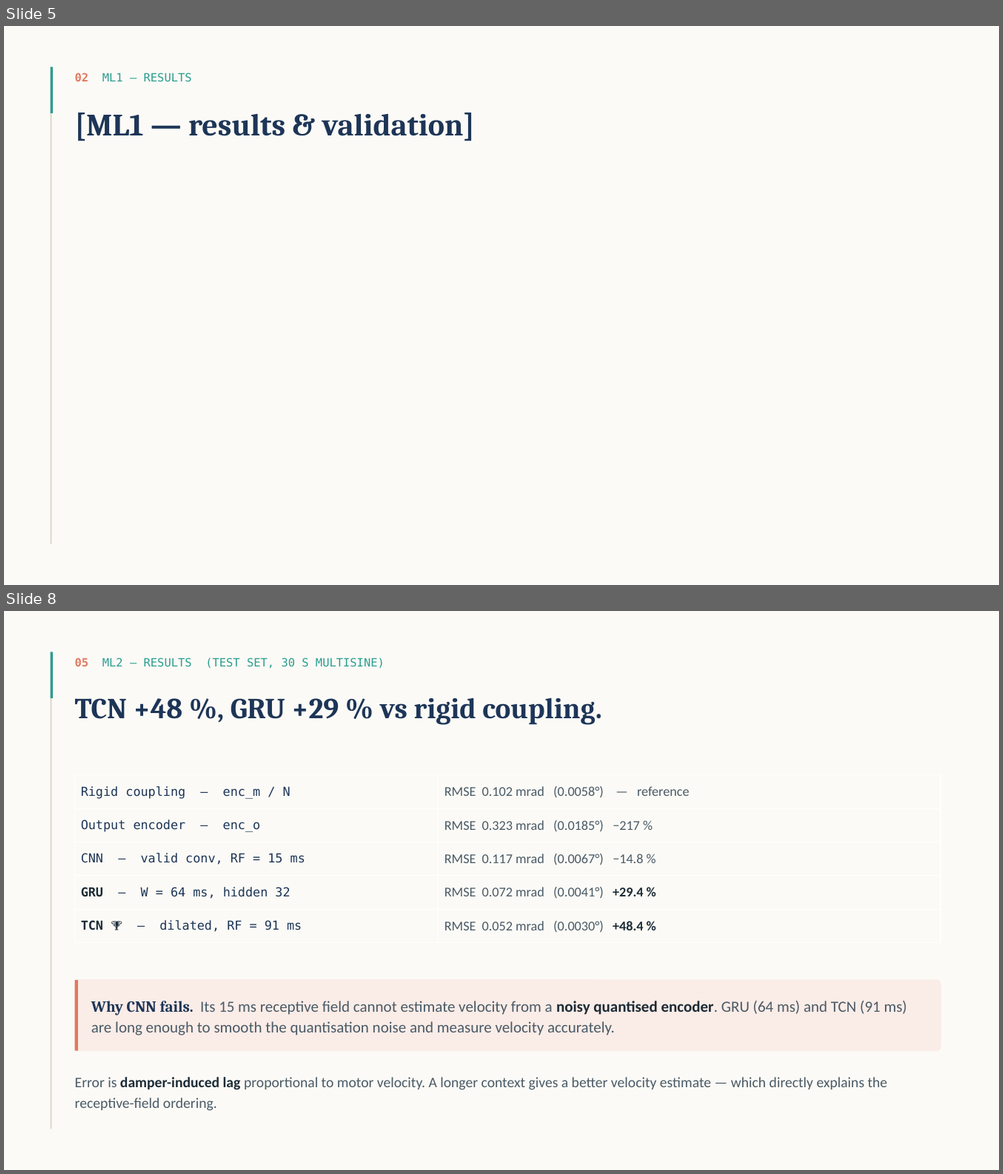
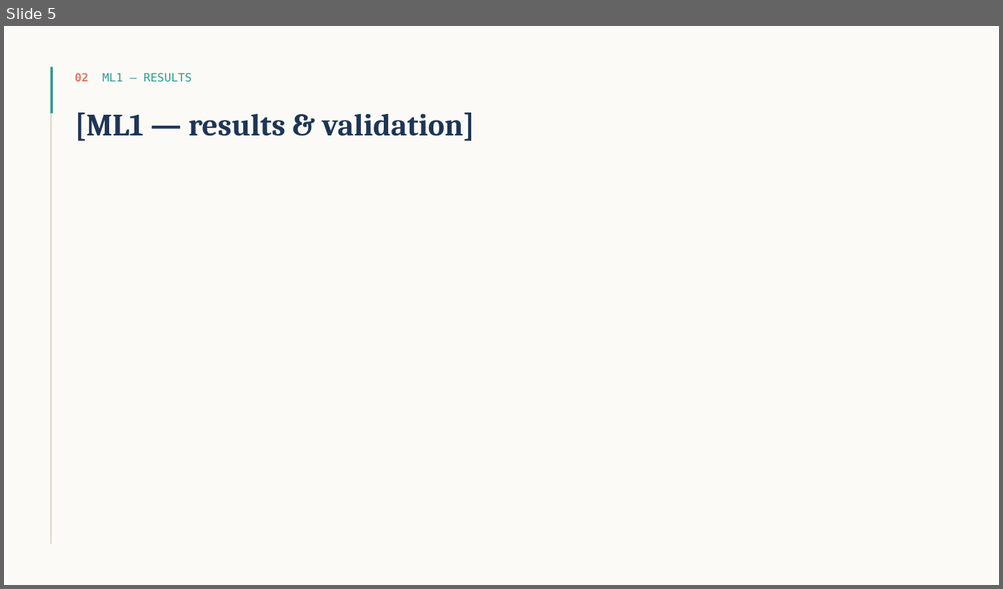
Before and after one commit to Riad-Attou/ai-electrical-engineering, a slide deck: presentation.pptx. Shown one above the other, each under a label of ours: slides 5 and 8 before the commit, slide 5 after it; the slides between them are not shown. The pictures are 1003x1174 and 1003x589 pixels, drawn with LibreOffice and Linux fonts; fonts in the diff are those of the drawing. Boxes give left, top, right and bottom in pixels: in the first picture for what was removed or moved away, otherwise in the second. Text is boxed around its words. In the diff, an @@ line names an element or a change of style, - is before the commit and + after.

```diff
--- a/presentation.pptx
+++ b/presentation.pptx
@@ slide 8 removed at (4, 611, 999, 1170), background #FBFAF6 @@
@@ rectangle removed at (51, 652, 52, 1130) @@
@@ rectangle removed at (51, 652, 53, 698) @@
@@ text removed at (75, 658, 384, 668) @@
-05 ML2 — RESULTS (TEST SET, 30 S MULTISINE)
@@ text removed at (75, 698, 602, 725) @@
-TCN +48 %, GRU +29 % vs rigid coupling.
@@ table removed at (75, 775, 940, 943), 5 rows, 2 columns @@
-Rigid coupling — enc_m / N | RMSE 0.102 mrad (0.0058°) — reference
-Output encoder — enc_o | RMSE 0.323 mrad (0.0185°) −217 %
-CNN — valid conv, RF = 15 ms | RMSE 0.117 mrad (0.0067°) −14.8 %
-GRU — W = 64 ms, hidden 32 | RMSE 0.072 mrad (0.0041°) +29.4 %
-TCN 🏆 — dilated, RF = 91 ms | RMSE 0.052 mrad (0.0030°) +48.4 %
@@ rounded rectangle removed at (75, 980, 940, 1051) @@
@@ rectangle removed at (75, 980, 78, 1051) @@
@@ text removed at (91, 1001, 907, 1036) @@
-Why CNN fails. Its 15 ms receptive field cannot estimate velocity from a noisy quantised encoder. GRU (64 ms) and TCN (91 ms) are long enough to smooth the quantisation noise and measure velocity accurately.
@@ text removed at (75, 1077, 888, 1111) @@
-Error is damper-induced lag proportional to motor velocity. A longer context gives a better velocity estimate — which directly explains the receptive-field ordering.
```
Also in this commit, not shown: 2 slides changed, 4 slides added, 3 other slides removed, 41 other files.
